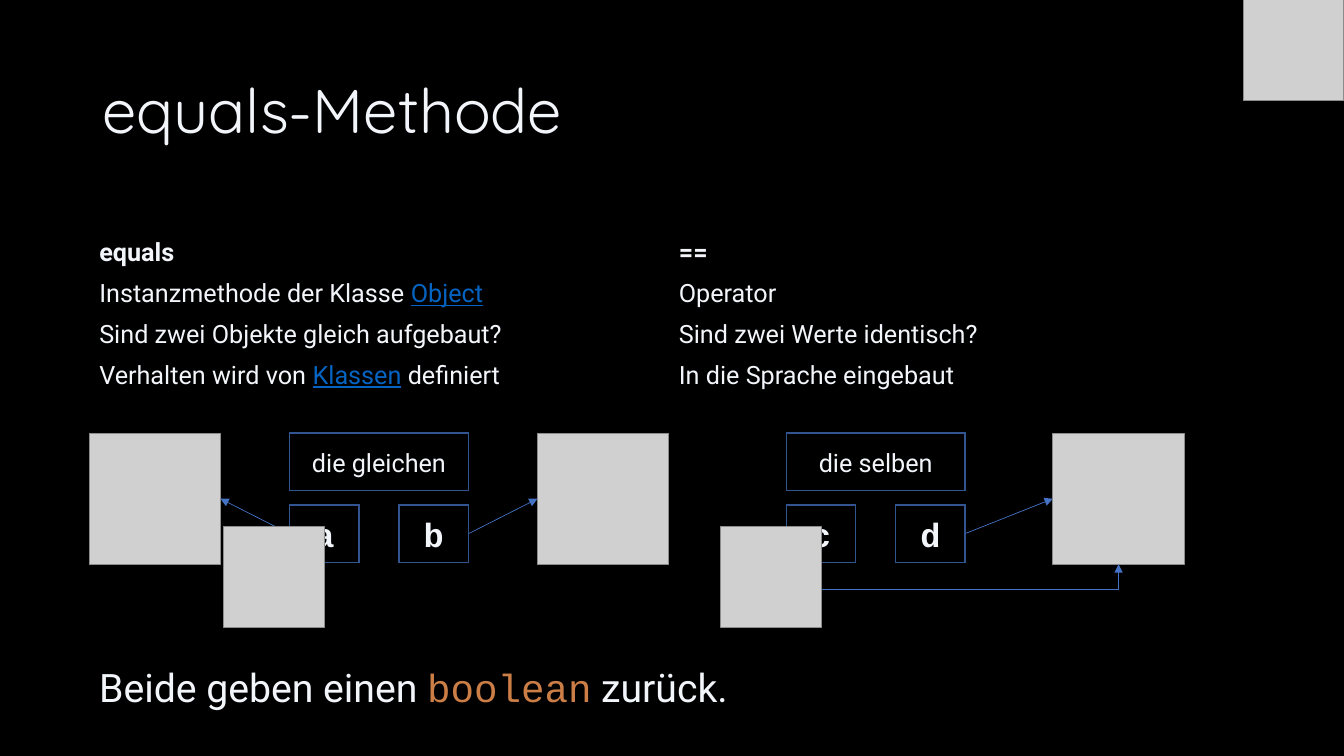
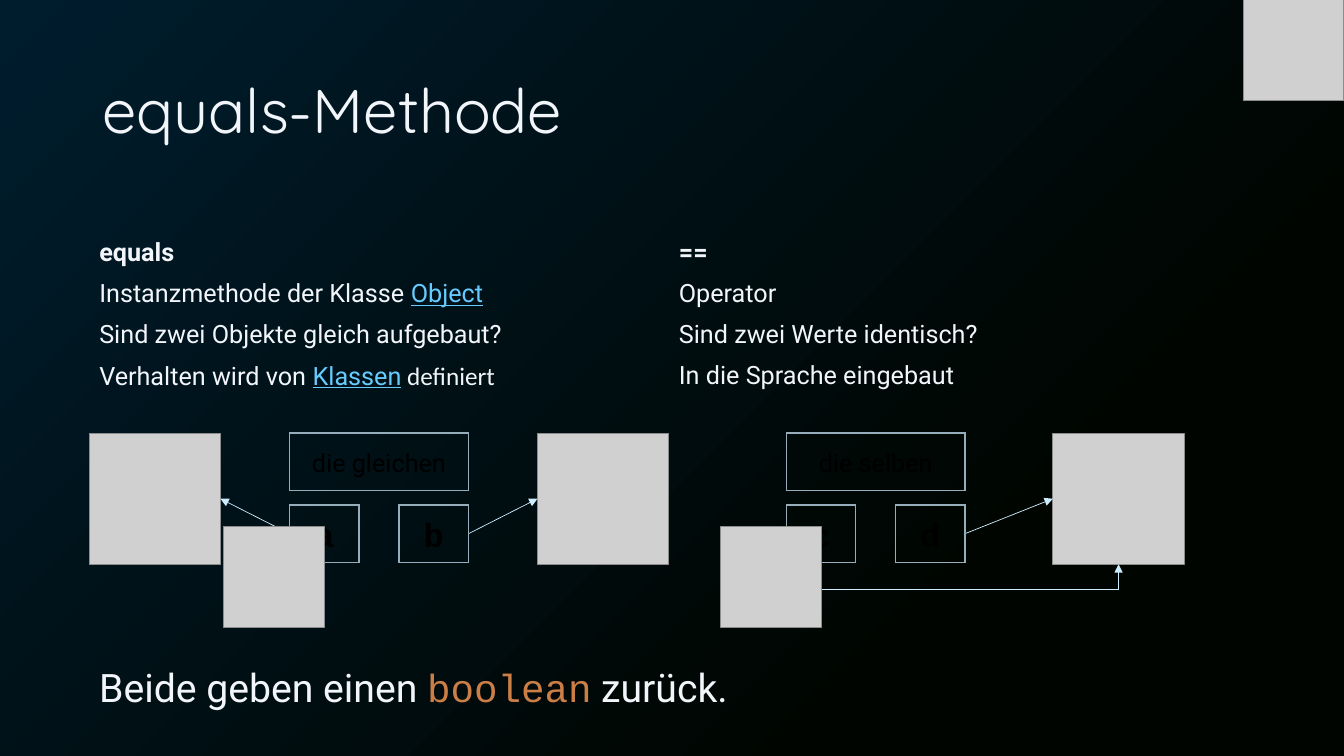
Before and after one commit to Cactusroot/Java, a slide deck: slide 38 of src/Java.pptx (slide 36 before the commit). Drawn at 1344x756 pixels with LibreOffice and Linux fonts; fonts in the diff are those of the drawing; grey boxes stand for pictures. Boxes give left, top, right and bottom in pixels: in the first picture for what was removed or moved away, otherwise in the second. Text is boxed around its words. In the diff, an @@ line names an element or a change of style, - is before the commit and + after.

```diff
--- a/src/Java.pptx
+++ b/src/Java.pptx
@@ background #000000 to gradient #001D2E to #000500 @@
@@ table at (89,234,1248,397) @@
@@ text colour #0563C1 to #66CCFF in "Object", "Klassen" @@
@@ font Roboto to Calibri in "definiert" @@
@@ text in rectangle at (312,453,446,478): text removed @@
-die gleichen
@@ text in rectangle at (819,453,933,473): text removed @@
-die selben
@@ arrow (289, 534) - (221, 499): stroke #4472C4 0.5 pt to #CCECFF 0.5 pt @@
@@ rectangle "a" at (289,505,359,563): text colour #F2F5FA to #000000; outline #325491 1 pt to #97AFBD 1 pt @@
@@ arrow (469, 534) - (537, 499): stroke #4472C4 0.5 pt to #CCECFF 0.5 pt @@
@@ rectangle "c" at (786,505,856,563): text colour #F2F5FA to #000000; outline #325491 1 pt to #97AFBD 1 pt @@
@@ outline #325491 1 pt to #97AFBD 1 pt in 4 elements at (289,434,468,491), (786,434,965,491), (399,505,469,563), (896,505,966,563) @@
@@ arrow (965, 533) - (1054, 499): stroke #4472C4 0.5 pt to #CCECFF 0.5 pt @@
@@ text in rectangle at (424,522,444,548): text removed @@
-b
@@ text in rectangle at (920,522,940,548): text removed @@
-d
@@ elbow arrow (822, 563) - (1119, 565): stroke #4472C4 0.5 pt to #CCECFF 0.5 pt @@
```
Also in this commit, not shown: 108 other slides changed, 4 slides added, 1 slide removed, 1 other file.
